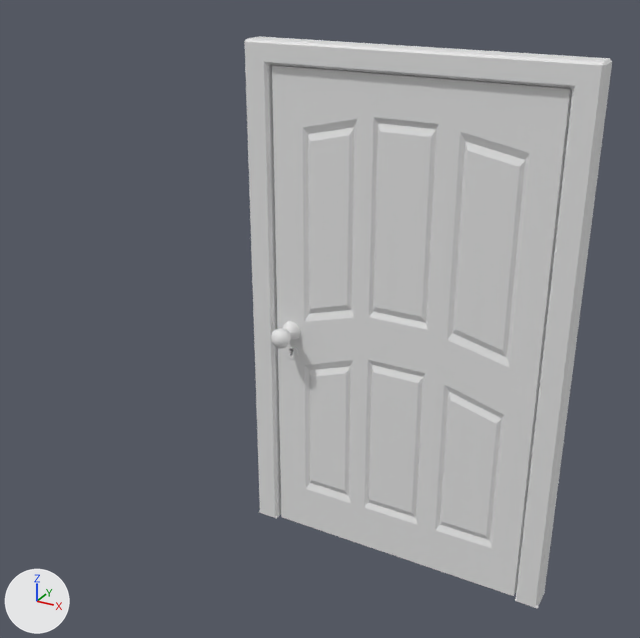
An edit to the Blender file Four Rooms Unity Project/Assets/Models/Door1.blend, drawn before and after from the same camera.
Camera for both pictures: a 50 mm camera at (1.98, -3.22, 2.73) aimed at (0.19, 0.04, 1.1). The axes (+X, +Y, +Z) are drawn at lower left. The lights are the same throughout.

The older version as bpy lines, for what is in view:
```python
me_куб_001 = bpy.data.meshes.new('Куб.001')
me_куб_001.from_pydata(...)  # 136 vertices, 138 faces; spans x -13.3..13.3, y -1.0..1.0, z -21.3..21.3
me_куб_001.materials.append(mat_материал_002)  # white #e7e7e7
me_плоскость_001 = bpy.data.meshes.new('Плоскость.001')
me_плоскость_001.from_pydata(...)  # 1360 vertices, 1262 faces; spans x -1.0..1.0, y -1.0..1.0, z -0.22..0.14
# faces by material slot: [1261, 1]
me_плоскость_001.materials.append(mat_материал_002)  # white #e7e7e7
me_плоскость_001.materials.append(mat_материал_001)  # black #000000
ob_куб_001 = bpy.data.objects.new('Куб.001', me_куб_001)
ob_куб_001.location = (0.635, -0.05, 1.181)
ob_куб_001.scale = (0.054, 0.0598, 0.054)
ob_плоскость_001 = bpy.data.objects.new('Плоскость.001', me_плоскость_001)
ob_плоскость_001.location = (0.637, -0.085, 1.131)
ob_плоскость_001.rotation_euler = (1.571, 0.0, 0.0)  # degrees (90, 0, 0)
ob_плоскость_001.scale = (0.6, 1.1, 1.0)
```
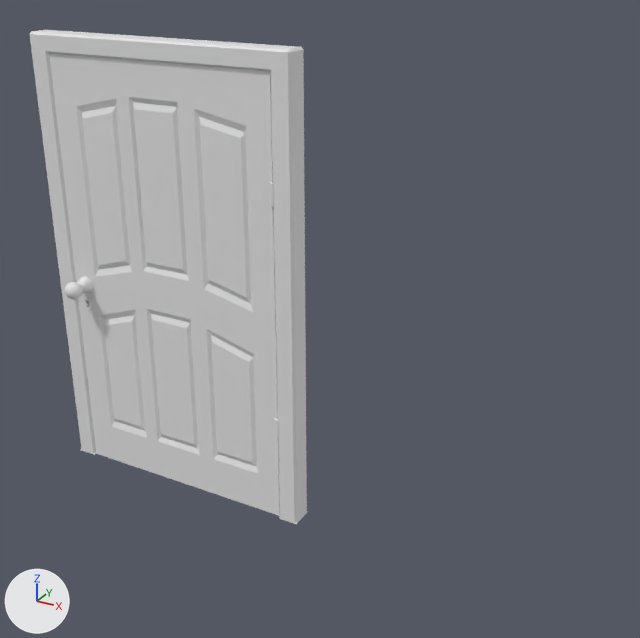
Where the newer file only moved an object's origin or applied its transform, the numbers keep the older frame.

What the commit changed:
me_куб_001 has 136 vertices, 138 faces and spans x -13.3..13.3, y -1.0..1.0, z -21.3..21.3.
me_куб_001 is used by ob_куб_001; location (0.635, -0.05, 1.181); scale (0.054, 0.0598, 0.054).
me_куб_001 part 1: the whole mesh is moved by (-23.0, 0.9, -0.7).
me_плоскость_001 has 1360 vertices, 1262 faces and spans x -1.0..1.0, y -1.0..1.0, z -0.22..0.14.
me_плоскость_001 is used by ob_плоскость_001; location (0.637, -0.085, 1.131); rotation (1.571, 0.0, 0.0), in degrees (90, 0, 0); scale (0.6, 1.1, 1.0).
me_плоскость_001 part 2: the loose piece of 272 vertices spanning x -1.0..1.0, y -1.0..1.0, z -0.08..0.0 is multiplied about its middle by the matrix ((0.613, 0.0, 0.0), (0.0, 0.0, -1.0), (0.0, 1.1, 0.0)), then moved by (-0.61, 0.0, 1.14).
me_плоскость_001 part 3: the loose piece of 481 vertices spanning x -0.95..-0.8, y -0.09..-0.01, z -0.01..0.14 is multiplied about its middle by the matrix ((0.613, 0.0, 0.0), (0.0, 0.0, -1.0), (0.0, 1.1, 0.0)), then moved by (-0.27, -0.06, 0.98).
me_плоскость_001 part 4: the loose piece of 122 vertices spanning x -0.93..-0.82, y -0.18..-0.12, z -0.09..0.0 is multiplied about its middle by the matrix ((0.613, 0.0, 0.0), (0.0, 0.0, -1.0), (0.0, 1.1, 0.0)), then moved by (-0.27, 0.14, 0.98).
me_плоскость_001 part 5: a new loose piece, a 45-sided cylinder along z spanning x -0.013..0.025, y -0.062..-0.023, z 0.466..0.568, in mat_материал_002 (white #e7e7e7).
me_плоскость_001 part 6: a new loose piece, a 45-sided cylinder along z spanning x -0.013..0.025, y -0.062..-0.023, z 1.633..1.736, in mat_материал_002 (white #e7e7e7).
Object 'Плоскость.001' (ob_плоскость_001) turns from (90, 0, 0) to (0, 0, 0) degrees about x, y and z.
Object 'Плоскость.001' (ob_плоскость_001) is rescaled from (0.6, 1.1, 1.0) to (1.0, 1.0, 1.0).
Object 'Плоскость.001' (ob_плоскость_001) moves from (0.637, -0.085, 1.131) to (0.0, 0.0, 0.0).

Boxes [x1, y1, x2, y2] around the edits, measured in the pictures (640 x 638 px; the box of a moved part takes in the faces that stretch with it):
'Плоскость.001', reshaped, moved, turned, rescaled: before [271, 65, 572, 596]; after [49, 53, 280, 516]
'Куб.001', mesh moved: before [244, 36, 612, 608]; after [30, 30, 308, 524]
part 2 of me_плоскость_001, moved or reshaped: before [272, 65, 572, 596]; after [49, 53, 280, 516]
part 3 of me_плоскость_001, moved or reshaped: before [271, 321, 300, 348]; after [64, 277, 93, 300]
part 4 of me_плоскость_001, moved or reshaped: before [285, 345, 298, 359]; after [82, 297, 93, 310]
part 5 of me_плоскость_001, added: after [274, 418, 279, 439]
part 6 of me_плоскость_001, added: after [269, 182, 275, 207]
